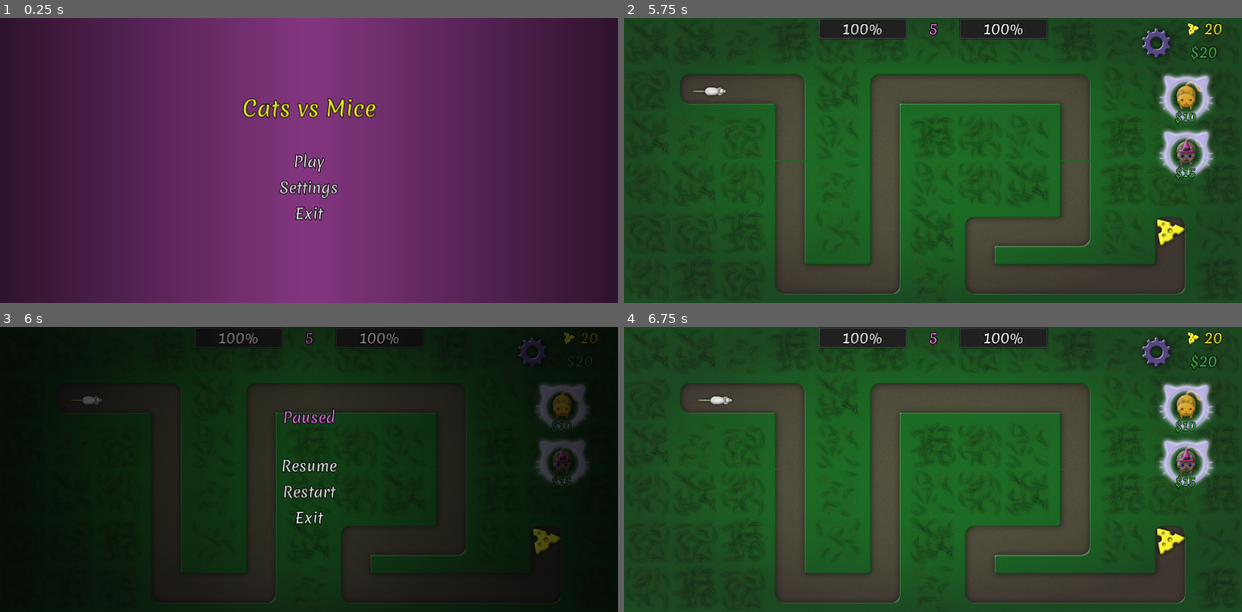
Above: before the commit, frames 1-4 (two rows, left to right).
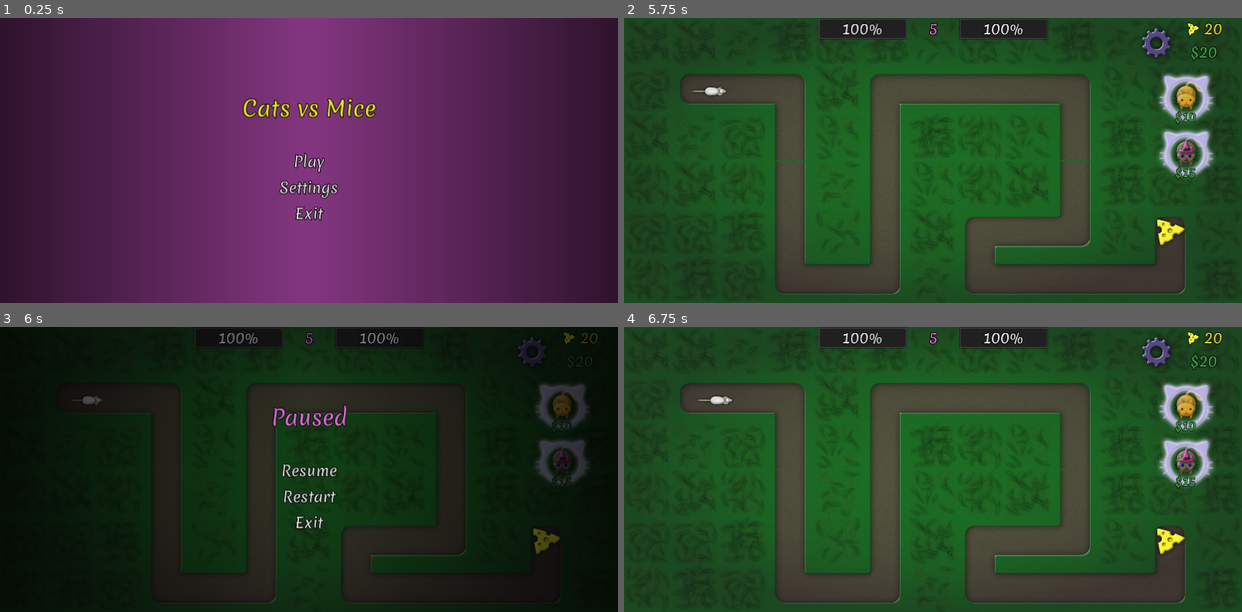
Above: after the commit, the same moments.

Repository: vibrunazo/godot-cats
Game: Godot game, scene res://scenes/MainMenu.tscn
Same seed, same stepped clock (60 frames per second), same inputs: the game is played once before the commit and once after it.
Inputs (mouse positions are in pixels of both pictures, inside the frame that each line leads up to):
- Up to frame 1 (0.25 s): no input
- Up to frame 2 (5.75 s): click "Play" at 0.5 s; click "$10" at 1.25 s; click "$15" at 2 s; click "$10" at 2.75 s; click "$15" at 3.5 s; click "$10" at 4.25 s; click "$15" at 5 s
- Up to frame 3 (6 s): click (531, 352) at 5.75 s
- Up to frame 4 (6.75 s): click "Resume" at 6.5 s

Frames 1-2 are identical in both runs. In frame 3, 1.2% of the frame differs, in the area x 44-57%, y 27-72%; in frame 4, nothing differs.

Commit message:
win menu

Diff:
--- a/scenes/GameOverMenu.tscn
+++ b/scenes/GameOverMenu.tscn
@@ -1,25 +1,41 @@
-[gd_scene load_steps=2 format=2]
+[gd_scene load_steps=4 format=2]
 
 [ext_resource path="res://scenes/PauseMenu.tscn" type="PackedScene" id=1]
+[ext_resource path="res://assets/fonts/Merienda-Regular.ttf" type="DynamicFontData" id=2]
+
+[sub_resource type="DynamicFont" id=1]
+resource_local_to_scene = true
+size = 60
+outline_size = 2
+outline_color = Color( 0, 0, 0, 1 )
+use_filter = true
+font_data = ExtResource( 2 )
 
 [node name="GameOverMenu" instance=ExtResource( 1 )]
 
 [node name="HBoxContainer" parent="." index="1"]
-margin_left = -114.0
-margin_right = 114.0
+margin_left = -171.5
+margin_right = 171.5
 
 [node name="Paused" parent="HBoxContainer" index="0"]
+margin_right = 343.0
 custom_colors/font_color = Color( 0.92549, 0.254902, 0.121569, 1 )
+custom_fonts/font = SubResource( 1 )
 text = "Game Over!"
+
+[node name="Separator" parent="HBoxContainer" index="1"]
+margin_right = 343.0
 
 [node name="ResumeButton" parent="HBoxContainer" index="2"]
 visible = false
 margin_right = 228.0
 
 [node name="RestartButton" parent="HBoxContainer" index="3"]
-margin_top = 127.0
-margin_bottom = 194.0
+margin_top = 156.0
+margin_right = 343.0
+margin_bottom = 223.0
 
 [node name="ExitButton" parent="HBoxContainer" index="4"]
-margin_top = 198.0
-margin_bottom = 265.0
+margin_top = 227.0
+margin_right = 343.0
+margin_bottom = 294.0
--- a/scenes/MainMenu.tscn
+++ b/scenes/MainMenu.tscn
@@ -22,26 +22,19 @@
 
 [node name="HBoxContainer" parent="." index="2"]
 margin_left = -187.0
-margin_top = -182.5
 margin_right = 187.0
-margin_bottom = 182.5
 
 [node name="Paused" parent="HBoxContainer" index="0"]
 margin_right = 374.0
-margin_bottom = 88.0
 custom_colors/font_color = Color( 0.890196, 0.913725, 0.121569, 1 )
 custom_fonts/font = SubResource( 1 )
 text = "Cats vs Mice"
 
 [node name="Separator" parent="HBoxContainer" index="1"]
-margin_top = 92.0
 margin_right = 374.0
-margin_bottom = 152.0
 
 [node name="ResumeButton" parent="HBoxContainer" index="2"]
-margin_top = 156.0
 margin_right = 374.0
-margin_bottom = 223.0
 text = "Play"
 
 [node name="SettingsButton" type="ToolButton" parent="HBoxContainer" index="3"]
@@ -55,6 +48,4 @@
 text = "Settings"
 
 [node name="ExitButton" parent="HBoxContainer" index="5"]
-margin_top = 298.0
 margin_right = 374.0
-margin_bottom = 365.0
--- a/scenes/Map.gd
+++ b/scenes/Map.gd
@@ -7,6 +7,7 @@
 onready var el_cheese: Label = get_node("%CheeseLabel")
 onready var el_pause: PauseMenu = get_node("%PauseMenu")
 onready var el_game_over: PauseMenu = get_node("%GameOverMenu")
+onready var el_win: PauseMenu = get_node("%WinMenu")
 onready var el_time: Label = get_node("%TimeLabel")
 onready var el_lifebar: ProgressBar = get_node("%LifeBar")
 onready var el_mousebar: ProgressBar = get_node("%MouseBar")
@@ -121,6 +122,7 @@
 	yield(get_tree().create_timer(4),"timeout")
 	if life == max_life:
 		print("Perfect!")
+	el_win.pause(true)
 
 func add_life(ammount):
 	life += ammount
--- a/scenes/Map.tscn
+++ b/scenes/Map.tscn
@@ -13,6 +13,7 @@
 [ext_resource path="res://assets/cog.png" type="Texture" id=11]
 [ext_resource path="res://scenes/PauseMenu.tscn" type="PackedScene" id=12]
 [ext_resource path="res://scenes/GameOverMenu.tscn" type="PackedScene" id=13]
+[ext_resource path="res://scenes/WinMenu.tscn" type="PackedScene" id=14]
 
 [sub_resource type="TileSet" id=1]
 0/name = "grass"
@@ -504,6 +505,10 @@
 unique_name_in_owner = true
 visible = false
 
+[node name="WinMenu" parent="UI/Menus" instance=ExtResource( 14 )]
+unique_name_in_owner = true
+visible = false
+
 [connection signal="timeout" from="SpawnTimer" to="." method="_on_SpawnTimer_timeout"]
 [connection signal="timeout" from="EllapsedTimer" to="." method="_on_EllapsedTimer_timeout"]
 [connection signal="pressed" from="UI/HUD/ActionBar/HBoxContainer/SettingsButton" to="." method="_on_SettingsButton_pressed"]
--- a/scenes/PauseMenu.tscn
+++ b/scenes/PauseMenu.tscn
@@ -1,7 +1,8 @@
-[gd_scene load_steps=5 format=2]
+[gd_scene load_steps=7 format=2]
 
 [ext_resource path="res://resources/cats_theme.tres" type="Theme" id=1]
 [ext_resource path="res://scenes/PauseMenu.gd" type="Script" id=2]
+[ext_resource path="res://assets/fonts/Merienda-Regular.ttf" type="DynamicFontData" id=3]
 
 [sub_resource type="Gradient" id=1]
 colors = PoolColorArray( 0, 0, 0, 0.784314, 0, 0, 0, 0.392157 )
@@ -10,6 +11,14 @@
 gradient = SubResource( 1 )
 fill_to = Vector2( -0.5, 0 )
 repeat = 2
+
+[sub_resource type="DynamicFont" id=3]
+resource_local_to_scene = true
+size = 60
+outline_size = 2
+outline_color = Color( 0, 0, 0, 1 )
+use_filter = true
+font_data = ExtResource( 3 )
 
 [node name="PauseMenu" type="Control"]
 pause_mode = 2
@@ -32,40 +41,41 @@
 anchor_right = 0.5
 anchor_bottom = 0.5
 margin_left = -150.0
-margin_top = -168.0
+margin_top = -182.5
 margin_right = 150.0
-margin_bottom = 168.0
+margin_bottom = 182.5
 rect_min_size = Vector2( 300, 0 )
 mouse_filter = 2
 
 [node name="Paused" type="Label" parent="HBoxContainer"]
 margin_right = 300.0
-margin_bottom = 59.0
+margin_bottom = 88.0
+custom_fonts/font = SubResource( 3 )
 text = "Paused"
 align = 1
 
 [node name="Separator" type="Control" parent="HBoxContainer"]
-margin_top = 63.0
+margin_top = 92.0
 margin_right = 300.0
-margin_bottom = 123.0
+margin_bottom = 152.0
 rect_min_size = Vector2( 0, 60 )
 
 [node name="ResumeButton" type="ToolButton" parent="HBoxContainer"]
-margin_top = 127.0
+margin_top = 156.0
 margin_right = 300.0
-margin_bottom = 194.0
+margin_bottom = 223.0
 text = "Resume"
 
 [node name="RestartButton" type="ToolButton" parent="HBoxContainer"]
-margin_top = 198.0
+margin_top = 227.0
 margin_right = 300.0
-margin_bottom = 265.0
+margin_bottom = 294.0
 text = "Restart"
 
 [node name="ExitButton" type="ToolButton" parent="HBoxContainer"]
-margin_top = 269.0
+margin_top = 298.0
 margin_right = 300.0
-margin_bottom = 336.0
+margin_bottom = 365.0
 text = "Exit"
 
 [connection signal="pressed" from="HBoxContainer/ResumeButton" to="." method="_on_ResumeButton_pressed"]
--- /dev/null
+++ b/scenes/WinMenu.tscn
@@ -0,0 +1,19 @@
+[gd_scene load_steps=4 format=2]
+
+[ext_resource path="res://scenes/GameOverMenu.tscn" type="PackedScene" id=1]
+[ext_resource path="res://assets/fonts/Merienda-Regular.ttf" type="DynamicFontData" id=2]
+
+[sub_resource type="DynamicFont" id=1]
+resource_local_to_scene = true
+size = 60
+outline_size = 2
+outline_color = Color( 0, 0, 0, 1 )
+use_filter = true
+font_data = ExtResource( 2 )
+
+[node name="WinMenu" instance=ExtResource( 1 )]
+
+[node name="Paused" parent="HBoxContainer" index="0"]
+custom_colors/font_color = Color( 0.890196, 0.913725, 0.121569, 1 )
+custom_fonts/font = SubResource( 1 )
+text = "You Win!"
Not shown: 1 places in scenes/Map.tscn that only renumber resources
